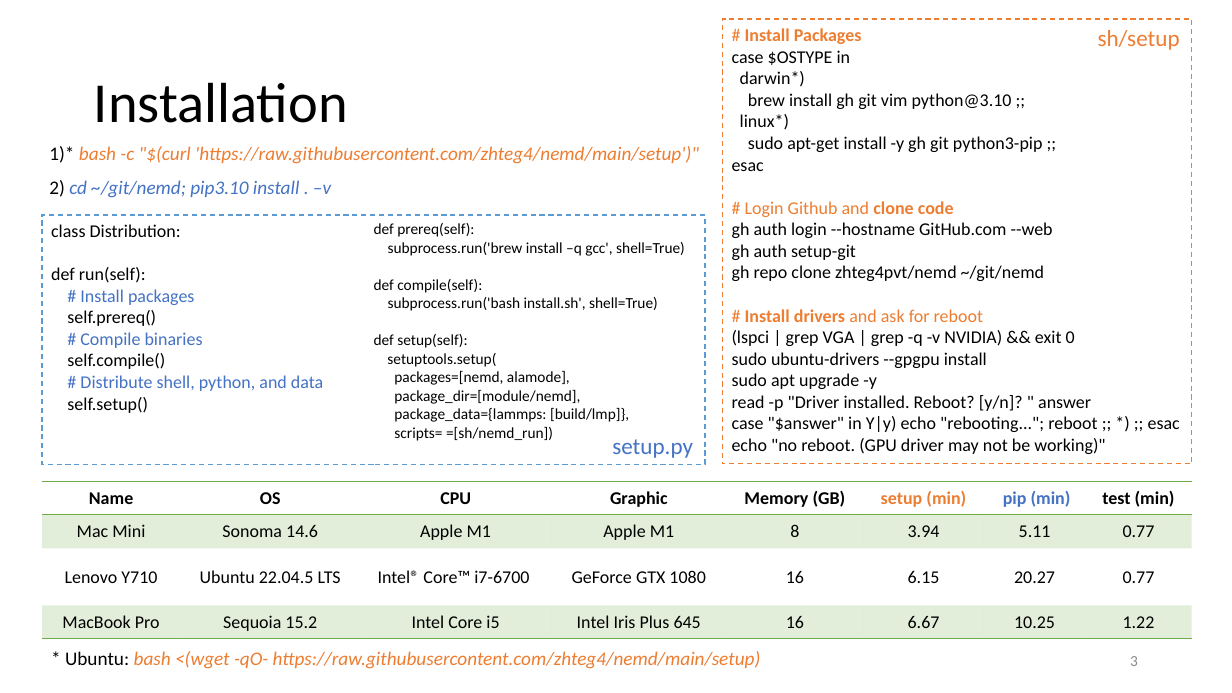
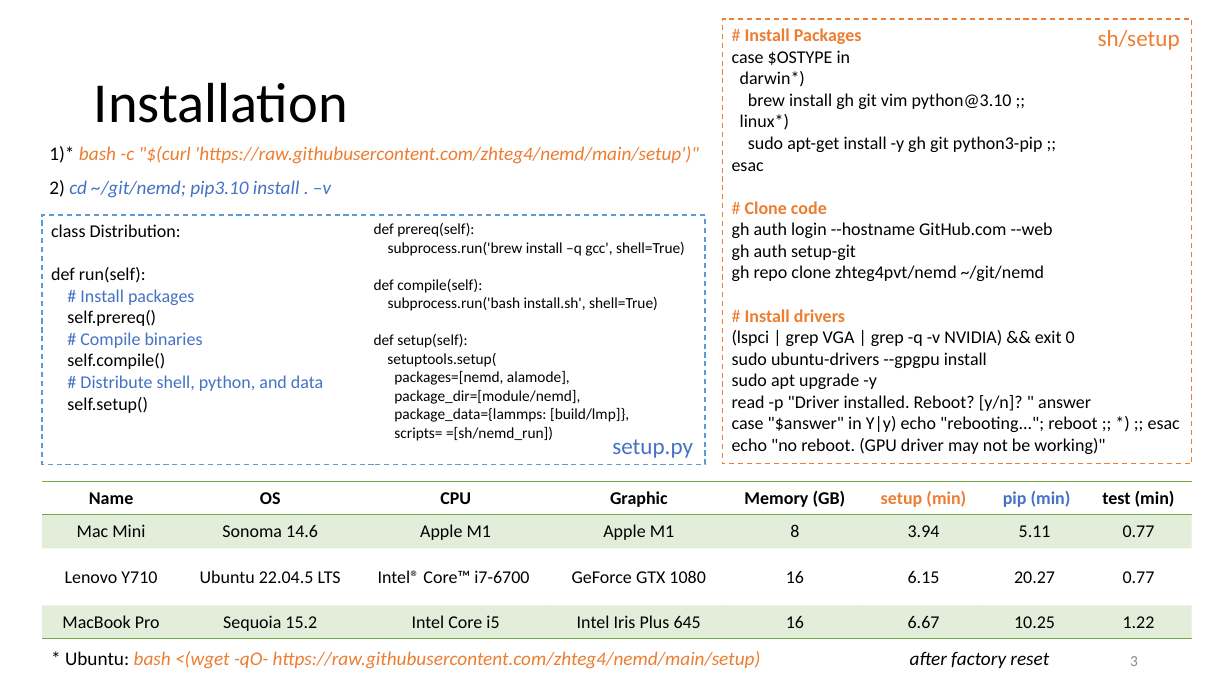
Before and after one commit to zhteg4pvt/nemd, a slide deck: slide 3 of docs/power_point/nemd.pptx. Drawn at 1232x693 pixels with LibreOffice and Linux fonts; fonts in the diff are those of the drawing. Boxes give left, top, right and bottom in pixels: in the first picture for what was removed or moved away, otherwise in the second. Text is boxed around its words. In the diff, an @@ line names an element or a change of style, - is before the commit and + after.

```diff
--- a/docs/power_point/nemd.pptx
+++ b/docs/power_point/nemd.pptx
@@ text in rectangle at <box>732,201,1180,454</box>: text changed @@
-# Login Github and clone code
-gh auth login --hostname GitHub.com --web
-gh auth setup-git
-gh repo clone zhteg4pvt/nemd ~/git/nemd
-# Install drivers and ask for reboot
-(lspci | grep VGA | grep -q -v NVIDIA) && exit 0
-sudo ubuntu-drivers --gpgpu install
-sudo apt upgrade -y
-read -p "Driver installed. Reboot? [y/n]? " answer
-case "$answer" in Y|y) echo "rebooting..."; reboot ;; *) ;; esac
-echo "no reboot. (GPU driver may not be working)"
+# Clone code
+gh auth login --hostname GitHub.com --web
+gh auth setup-git
+gh repo clone zhteg4pvt/nemd ~/git/nemd
+# Install drivers
+(lspci | grep VGA | grep -q -v NVIDIA) && exit 0
+sudo ubuntu-drivers --gpgpu install
+sudo apt upgrade -y
+read -p "Driver installed. Reboot? [y/n]? " answer
+case "$answer" in Y|y) echo "rebooting..."; reboot ;; *) ;; esac
+echo "no reboot. (GPU driver may not be working)"
@@ text added at <box>910,652,1049,668</box>, 15 pt, text #000000, italic @@
+after factory reset
```
Also in this commit, not shown: 7 other slides changed, 1 slide added, 16 other files.
